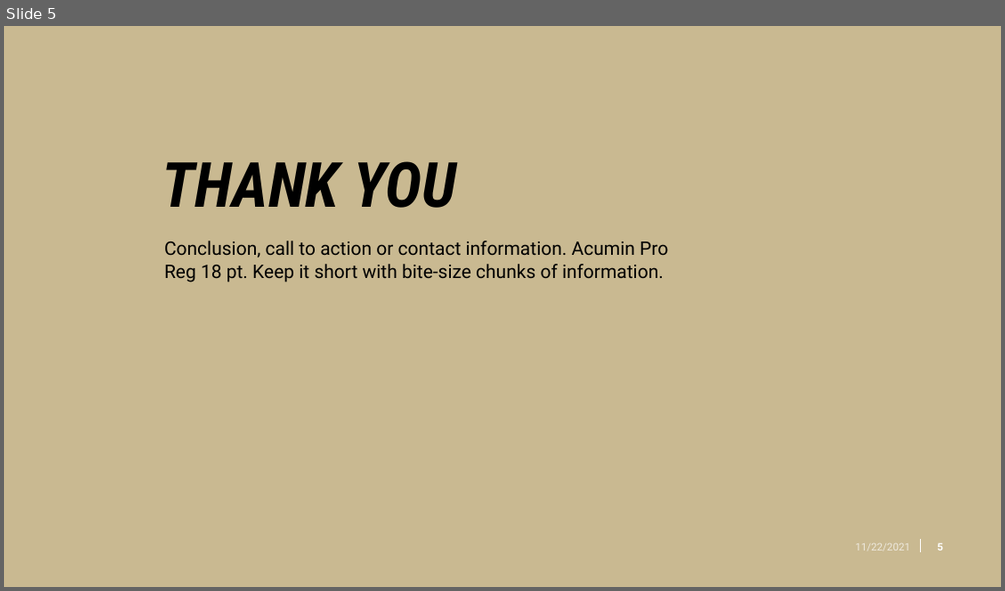
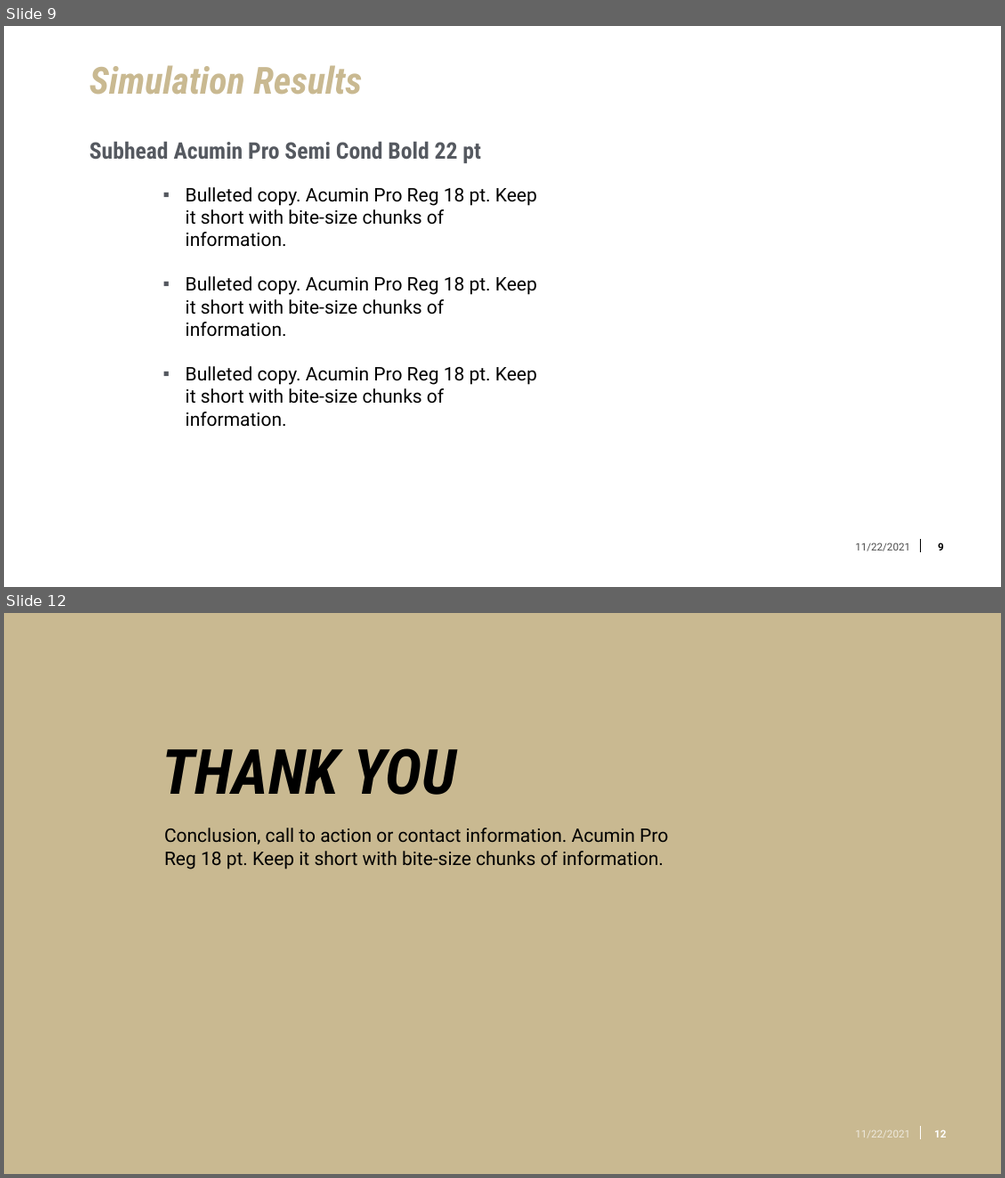
Before and after one commit to bdimitri-99/AAE421_Project, a slide deck: PresentationTemplate.pptx. Shown one above the other, each under a label of ours: slide 5 before the commit, slides 9 and 12 after it; the slides between them are not shown. The pictures are 1005x591 and 1005x1178 pixels, drawn with LibreOffice and Linux fonts; fonts in the diff are those of the drawing; background and template pictures are left out. Boxes give left, top, right and bottom in pixels: in the first picture for what was removed or moved away, otherwise in the second. Text is boxed around its words. In the diff, an @@ line names an element or a change of style, - is before the commit and + after.

```diff
--- a/PresentationTemplate.pptx
+++ b/PresentationTemplate.pptx
@@ slide 9 added at (4, 26, 1001, 587), background #FFFFFF @@
@@ title added at (89, 65, 362, 95), 36 pt, text #C9B991, bold, italic @@
+Simulation Results
@@ subtitle added at (89, 141, 481, 163), 22 pt, text #555960, bold @@
+Subhead Acumin Pro Semi Cond Bold 22 pt
@@ text added at (186, 187, 537, 426), 18 pt, text #000000 @@
+▪ Bulleted copy. Acumin Pro Reg 18 pt. Keep it short with bite-size chunks of information.
+▪ Bulleted copy. Acumin Pro Reg 18 pt. Keep it short with bite-size chunks of information.
+▪ Bulleted copy. Acumin Pro Reg 18 pt. Keep it short with bite-size chunks of information.
@@ page number added at (921, 532, 961, 562), 10 pt, text #000000, bold @@
+9
@@ text added at (855, 542, 910, 551), 10 pt, text #000000 at 70% opacity @@
+11/22/2021
@@ line added from (920, 539) to (920, 552), #000000 0.5 pt @@
@@ what was slide 5 is now slide 12 @@
@@ page number at (934, 1130, 946, 1137): text changed @@
-5
+12
```
Also in this commit, not shown: 1 slide changed, 7 other slides added.
